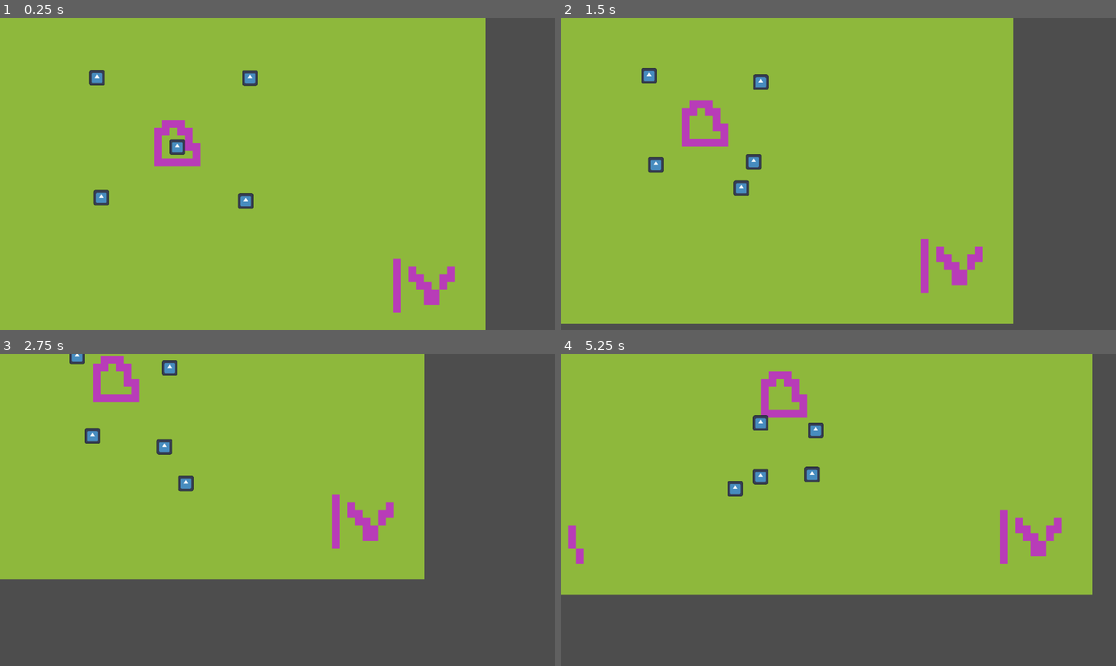
Above: before the commit, frames 1-4 (two rows, left to right).
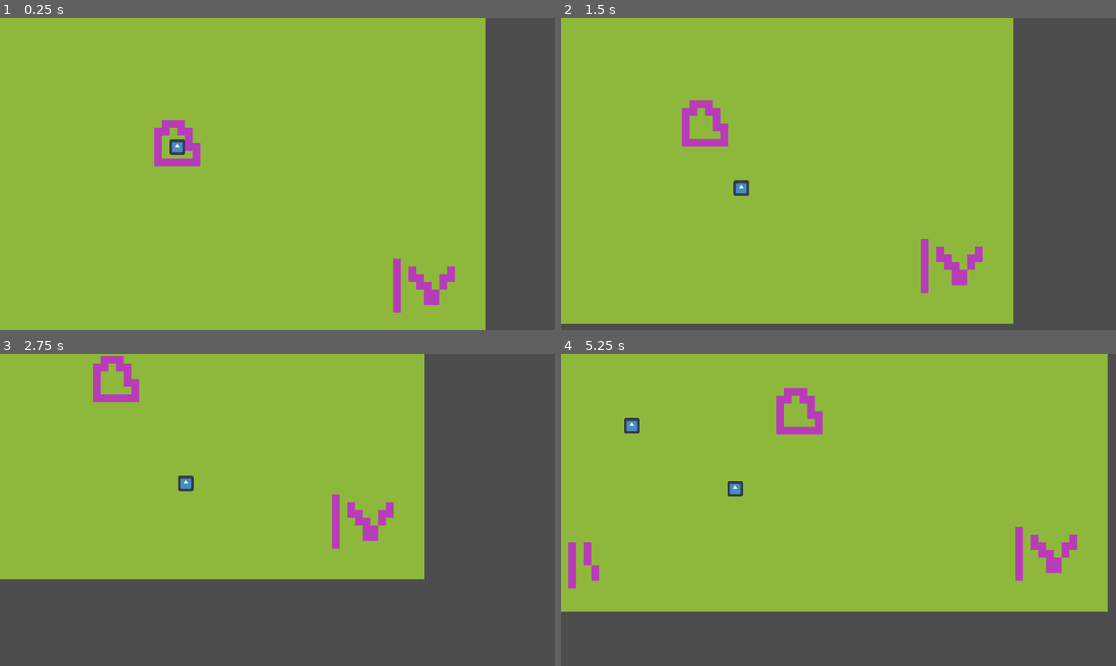
Above: after the commit, the same moments.

Repository: noir-depresso/Trio-Game-Jam
Game: Godot game, scene res://Scenes/field.tscn
The game is run twice, just before and just after one commit, with the same random seed, the same clock (stepped at 60 frames per second) and the same inputs. The engine's default icon, where the game draws it, is replaced by a stand-in: a white triangle on a blue panel in a dark square.
Inputs (mouse positions are in pixels of both pictures, inside the frame that each line leads up to):
- Up to frame 1 (0.25 s): no input
- Up to frame 2 (1.5 s): move the mouse to (960, 158) at 0.52 s; hold Right (move_right) 0.53-1.28 s; click (960, 158) at 0.6 s; move the mouse to (727, 189) at 1.27 s; hold Down (move_down) from 1.28 s (still down); right-click (727, 189) at 1.35 s
- Up to frame 3 (2.75 s): move the mouse to (333, 441) at 2.02 s; release Down (move_down) at 2.03 s; hold Right (move_right) from 2.03 s (still down); tap Tab (target_mode) at 2.1 s
- Up to frame 4 (5.25 s): move the mouse to (810, 572) at 2.77 s; release Right (move_right) at 2.78 s; hold Up (move_up) 2.78-3.53 s; click (810, 572) at 2.85 s; move the mouse to (1005, 556) at 3.52 s; hold Left (move_left) 3.53-5.03 s; right-click (1005, 556) at 3.6 s; move the mouse to (672, 463) at 4.27 s; tap Tab (target_mode) at 4.35 s; move the mouse to (866, 510) at 5.02 s; hold Down (move_down) from 5.03 s (still down); click (866, 510) at 5.1 s

The runs differ from the first frame. In frame 1, 0.6% of the frame differs, in the area x 16-47%, y 16-62%; in frame 2, 0.6%; in frame 3, 0.5%; in frame 4, 11%, in the area x 0-99%, y 0-83%.

Commit message:
added enemy spawning mechanism through wave timer and round timer

Diff:
--- a/Scenes/field.tscn
+++ b/Scenes/field.tscn
@@ -4,6 +4,7 @@
 [ext_resource type="PackedScene" uid="uid://m3bcokcp4sma" path="res://Scenes/ai.tscn" id="2_s2mji"]
 [ext_resource type="PackedScene" uid="uid://dglu7dmvg80gq" path="res://Scenes/player.tscn" id="3_bbyqf"]
 [ext_resource type="Script" uid="uid://tf2usyyobvyj" path="res://Scripts/roundTimer.gd" id="4_s1lr2"]
+[ext_resource type="Script" uid="uid://c1rl1rm33uprg" path="res://Scripts/gameManager.gd" id="5_fir65"]
 
 [sub_resource type="NavigationPolygon" id="NavigationPolygon_bbyqf"]
 vertices = PackedVector2Array(8, 8, -8, 8, -8, -8, 8, -8)
@@ -36,12 +37,6 @@
 format = 2
 layer_0/tile_data = PackedInt32Array(524288, 196608, 0, 589824, 196608, 0, 655360, 196608, 0, 720896, 196608, 0, 786432 …(72660 unchanged characters)…
 
-[node name="RoundTimer" type="Timer" parent="." unique_id=1814196995]
-wait_time = 5.0
-script = ExtResource("4_s1lr2")
-
-[node name="AI" parent="." unique_id=837299459 instance=ExtResource("2_s2mji")]
-
 [node name="Player" parent="." unique_id=779654876 instance=ExtResource("3_bbyqf")]
 position = Vector2(176, 152)
 
@@ -51,11 +46,15 @@
 scale = Vector2(3.4267874, 6.6869836)
 position_smoothing_enabled = true
 
-[node name="AI2" parent="." unique_id=1845116665 instance=ExtResource("2_s2mji")]
-position = Vector2(328, 272)
+[node name="Node2D" type="Node2D" parent="." unique_id=2039320594]
+script = ExtResource("5_fir65")
+enemy_scenes = Array[PackedScene]([ExtResource("2_s2mji")])
 
-[node name="AI3" parent="." unique_id=924540724 instance=ExtResource("2_s2mji")]
-position = Vector2(8, 264)
+[node name="RoundTimer" type="Timer" parent="Node2D" unique_id=1814196995]
+wait_time = 40.0
+one_shot = true
+script = ExtResource("4_s1lr2")
 
-[node name="AI4" parent="." unique_id=1619573489 instance=ExtResource("2_s2mji")]
-position = Vector2(336, 0)
+[node name="WaveTimer" type="Timer" parent="Node2D" unique_id=2060211281]
+wait_time = 5.0
+script = ExtResource("4_s1lr2")
--- /dev/null
+++ b/Scripts/gameManager.gd
@@ -0,0 +1,63 @@
+extends Node2D
+
+#distance from the origin (0,0)
+@export var rangeX:float = 1000
+@export var rangeY:float = 1000
+#will change to be just outside of camera view
+
+@export var enemy_scenes: Array[PackedScene] = []
+#in case we add more enemies
+
+@export var enemyIndex: int = 0
+@export var enemyNumber: int = 5
+@onready var wave_timer: Timer = $WaveTimer
+@onready var round_timer: Timer = $RoundTimer
+
+signal round_started(round_number: int)
+
+var round: int = 0
+#for difficulty scaling later
+var roundEnded = false
+
+func _ready() -> void:
+	wave_timer.timeout.connect(_on_wave_timer_timeout)
+	round_timer.timeout.connect(_on_round_timer_timeout)
+
+
+func _on_wave_timer_timeout() -> void:
+	if(!roundEnded):
+		if enemy_scenes.is_empty():
+			print("No enemy scenes assigned.")
+			return
+		for i in range(enemyNumber):
+			spawn(enemy_scenes[enemyIndex])
+	else:
+		wave_timer.stop()
+
+
+func _on_round_timer_timeout() -> void:
+	roundEnded = true
+	round+=1
+
+# Called every frame. 'delta' is the elapsed time since the previous frame.
+func _process(delta: float) -> void:
+	pass
+
+func spawn(enemy_scene:PackedScene) -> void:
+	if enemy_scene == null:
+		print("No enemy scene assigned.")
+		return
+
+	# Create a new copy of the enemy scene.
+	var new_enemy = enemy_scene.instantiate()
+
+	# Choose a random position around the spawner.
+	var random_position = Vector2(
+		randf_range(-rangeX, rangeX),
+		randf_range(-rangeY, rangeY)
+	)
+
+	new_enemy.global_position = global_position + random_position
+
+	# Add the enemy to the current scene.
+	get_tree().current_scene.add_child(new_enemy)
--- a/Scripts/roundTimer.gd
+++ b/Scripts/roundTimer.gd
@@ -1,13 +1,11 @@
 extends Timer
 
 var previous_second = -1
-
+var roundEnd = false
 
 func _ready() -> void:
-	one_shot = true
 	#wait time is set to 5s for now
 	timeout.connect(_on_round_timer_timeout) #when the timer ends, it calls the function
-
 	print("Timer is starting!")
 	start_round()
 
Not shown, added: Scripts/gameManager.gd.uid
